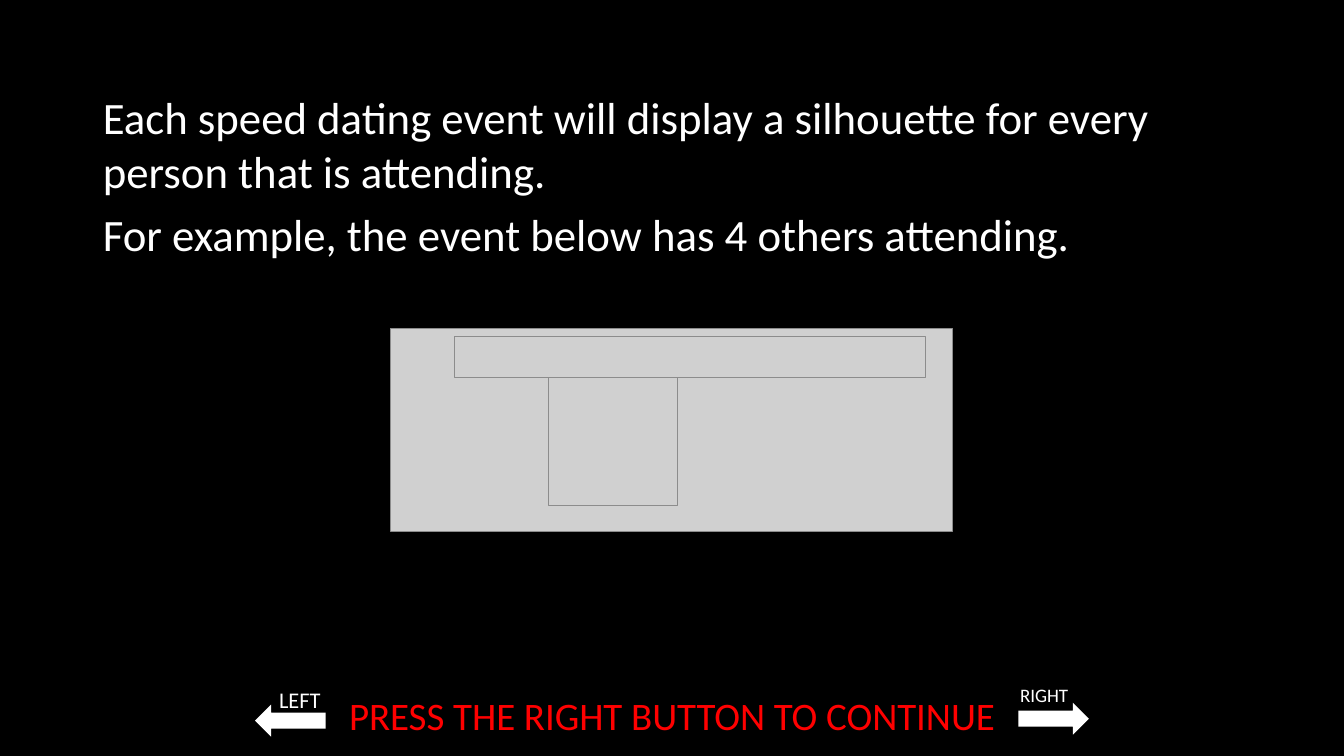
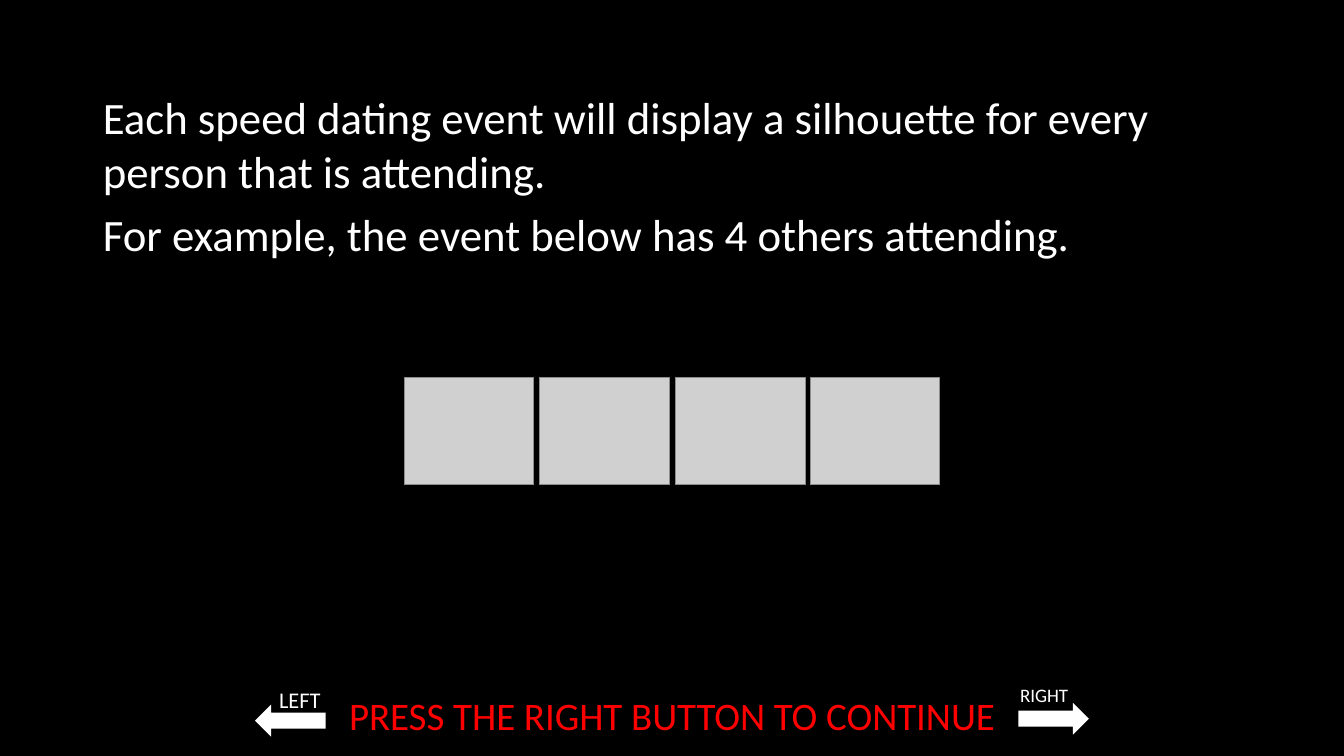
Before and after one commit to laureate-institute-for-brain-research/StimToolOnline, a slide deck: slide 6 of public/js/tasks/blind_dating/media/Blind_dating_game_instructions.pptx. Drawn at 1344x756 pixels with LibreOffice and Linux fonts; fonts in the diff are those of the drawing; grey boxes stand for pictures. Boxes give left, top, right and bottom in pixels: in the first picture for what was removed or moved away, otherwise in the second. Text is boxed around its words. In the diff, an @@ line names an element or a change of style, - is before the commit and + after.

```diff
--- a/public/js/tasks/blind_dating/media/Blind_dating_game_instructions.pptx
+++ b/public/js/tasks/blind_dating/media/Blind_dating_game_instructions.pptx
@@ picture removed at (391, 329, 954, 531) @@
@@ picture removed at (455, 337, 926, 378) @@
@@ picture added at (404, 378, 534, 485) @@
@@ picture: place and size @@
-picture at (548, 364, 678, 505)
+picture at (540, 378, 670, 485)
@@ picture added at (676, 378, 806, 485) @@
@@ picture added at (811, 378, 941, 485) @@
```
Also in this commit, not shown: 1 other slide changed, 5 other files.
